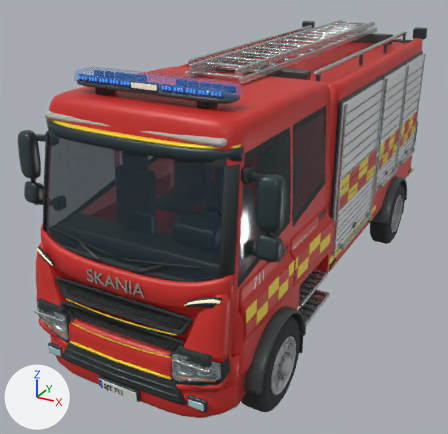
The Blender file source_blender/brandbil.blend: old version first, new version second.
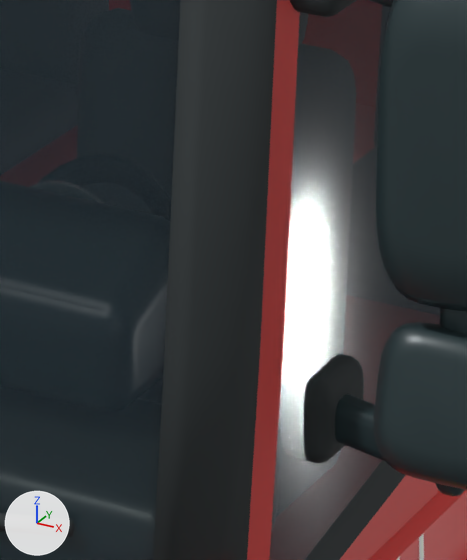
The first picture shows the older version from a 50 mm lens placed at (3.29, -7.39, 4.5), pointed at (-0.51, -0.48, 1.05). The close-ups show the older and then the newer version on the part from 43% to 60% of the width and 42% to 63% of the height of that picture. Only the edits that show in the close-ups are written down. Lighting does not change. The marker at lower left points along +X, +Y and +Z.

In view in the first close-up: 'Crew cab wiper blade.001', 'Fire crew cab', 'Main mirror shell.001', 'Mirror bracket foot.002', 'Mirror bracket foot.003', 'Mirror carrier.001', 'Pressed crew door panel.002', 'Swept mirror bracket.002', 'Wide angle mirror shell.001', 'Wraparound windshield perimeter.001' and 2 more.
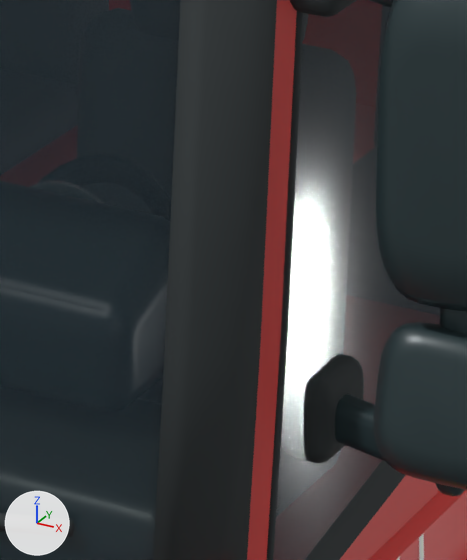
Patch to the scene script:
```diff
--- a/source_blender/brandbil.blend.py
+++ b/source_blender/brandbil.blend.py
@@ me_crew_door_window_front_seal_001 @@
+me_crew_door_window_front_seal_001.from_pydata(...)  # 24 vertices, 22 faces; spans x 1.058..1.103, y -3.162..-2.983, z 1.815..2.827
+me_crew_door_window_front_seal_001.polygons.foreach_set('use_smooth', [True] * 22)
+me_crew_door_window_front_seal_001.materials.append(mat_tire_rubber)  # dark grey #2c3234
@@ ob_crew_door_window_front_seal_001 @@
+ob_crew_door_window_front_seal_001 = bpy.data.objects.new('Crew door window front seal.001', me_crew_door_window_front_seal_001)
+ob_crew_door_window_front_seal_001.parent = ob_fire_engine___swedish_rescue_pumper
+ob_crew_door_window_front_seal_001.location = (0.0, 0.0, 0.0)
```

Pixel boxes (x1, y1, x2, y2) of what changed, in the close-ups (467 x 560 px):
'Crew door window front seal.001', added
    after: (267, 11, 304, 560)
